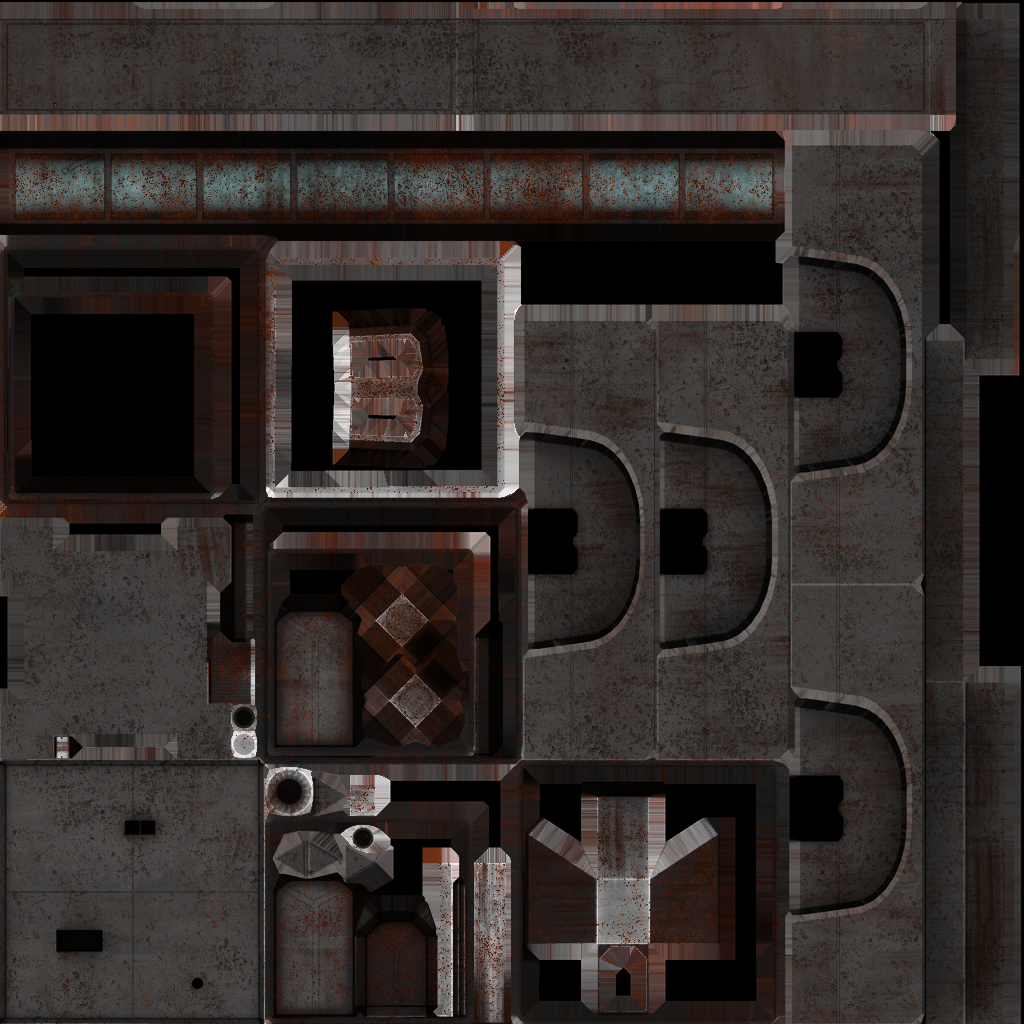
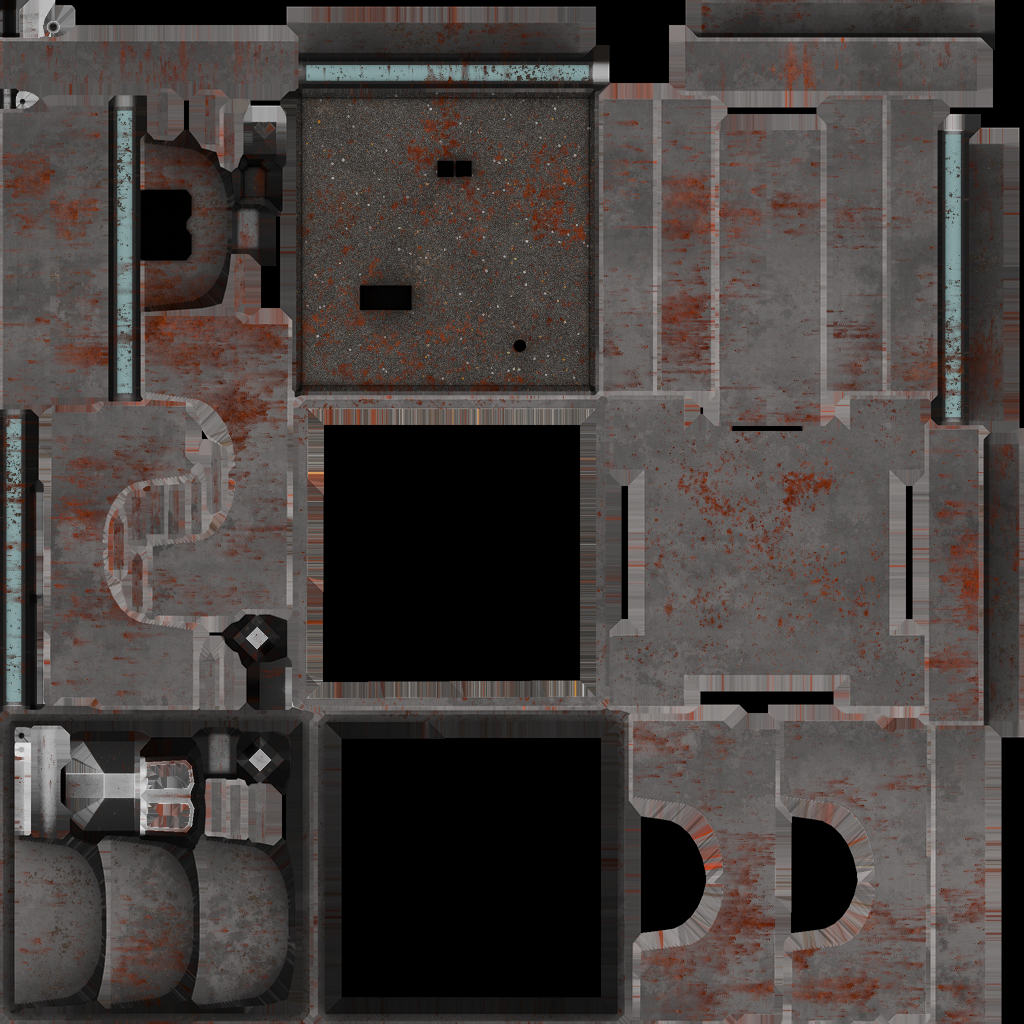
Layer changes from the first 1024x1024 image to the second:
renamed "NM" to "R", opacity 100% → 15%, blend multiply → overlay, painted on it over <box>0,0,1024,1024</box>
renamed "R" to "H", blend multiply → overlay, painted on it over <box>0,0,1024,1024</box>
renamed "C" to "AO", blend overlay → multiply, moved it above "C", painted on it over <box>0,0,1024,1024</box>
renamed "AO" to "C", blend multiply → overlay, painted on it over <box>0,0,1024,1024</box>
painted on "Background" over <box>0,0,1024,1024</box>